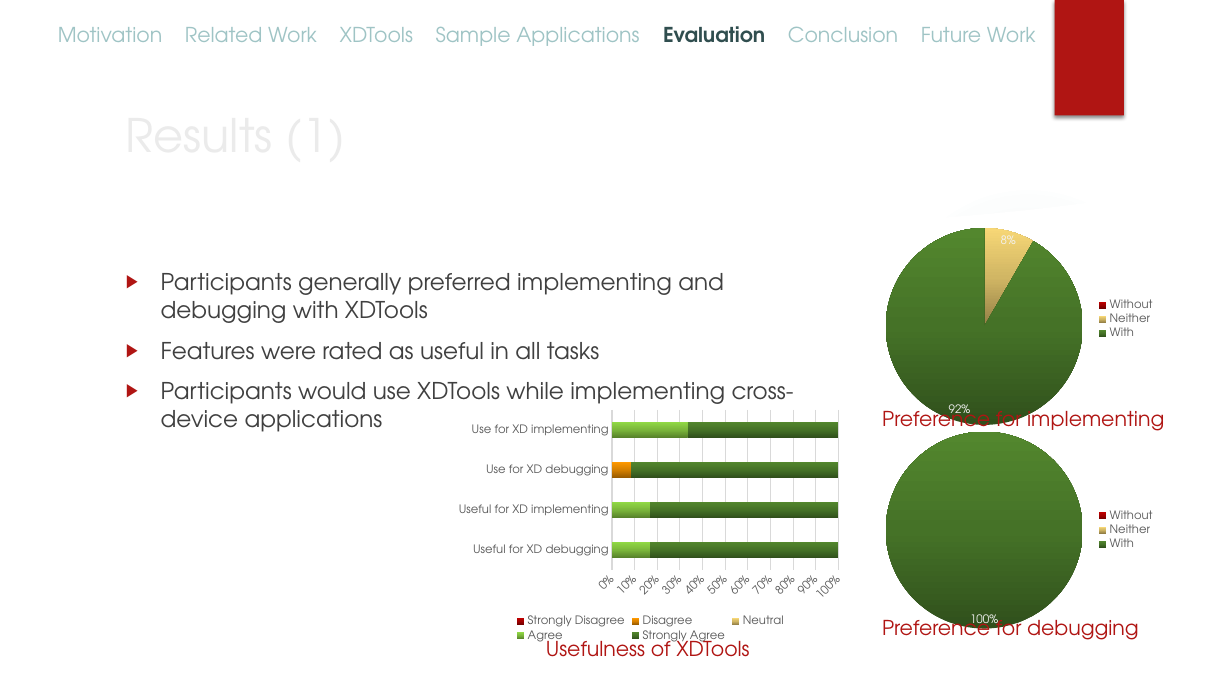
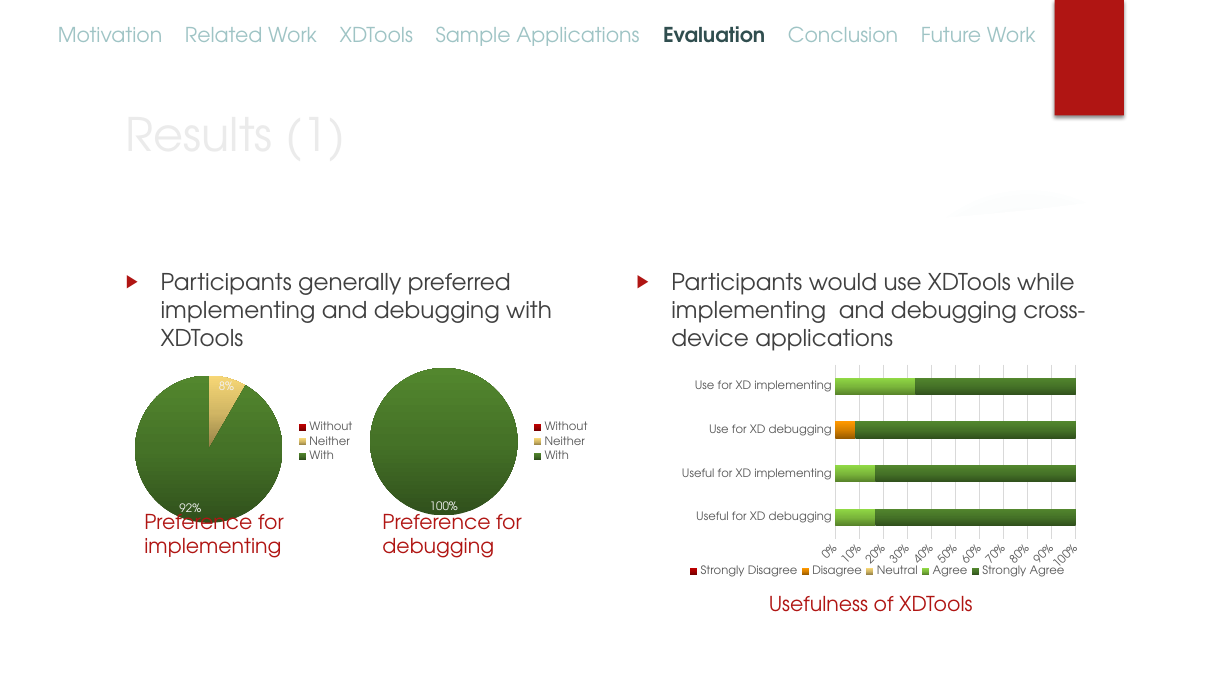
Before and after one commit to mhusm/XDTools, a slide deck: slide 23 of Presentations/Final/XDTools.pptx (slide 21 before the commit). Drawn at 1232x693 pixels with LibreOffice and Linux fonts; fonts in the diff are those of the drawing; background and template pictures are left out. Boxes give left, top, right and bottom in pixels: in the first picture for what was removed or moved away, otherwise in the second. Text is boxed around its words. In the diff, an @@ line names an element or a change of style, - is before the commit and + after.

```diff
--- a/Presentations/Final/XDTools.pptx
+++ b/Presentations/Final/XDTools.pptx
@@ text added at bbox=[671, 273, 1085, 351], 18 pt, text #404040 @@
+▶ Participants would use XDTools while implementing and debugging cross-device applications
@@ pie chart: place and size @@
-pie chart at bbox=[873, 181, 1165, 458]
+pie chart at bbox=[122, 327, 363, 557]
@@ pie chart: place and size @@
-pie chart at bbox=[873, 412, 1165, 649]
+pie chart at bbox=[358, 327, 599, 557]
@@ text at bbox=[161, 342, 794, 432]: paragraphs removed @@
-▶ Features were rated as useful in all tasks
-▶ Participants would use XDTools while implementing cross-device applications
@@ bar stacked 100% chart: place and size @@
-bar stacked 100% chart at bbox=[451, 405, 850, 644]
+bar stacked 100% chart at bbox=[674, 360, 1088, 600]
@@ text "Preference for implementing" rewrapped from bbox=[882, 405, 1164, 436] to bbox=[144, 507, 284, 558] @@
@@ text "Preference for debugging" rewrapped from bbox=[882, 614, 1139, 640] to bbox=[382, 507, 522, 558] @@
@@ text "Usefulness of XDTools" rewrapped from bbox=[546, 634, 749, 657] to bbox=[769, 596, 972, 612] @@
```
Also in this commit, not shown: 16 other slides changed, 2 slides added.
